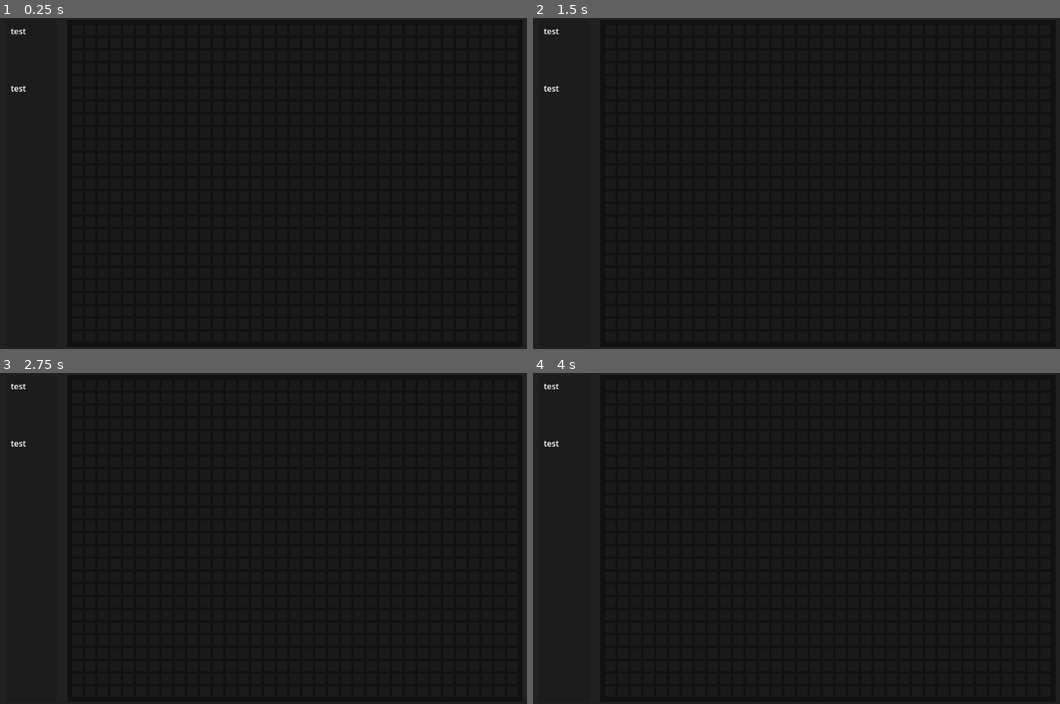
Above: before the commit, frames 1-4 (two rows, left to right).
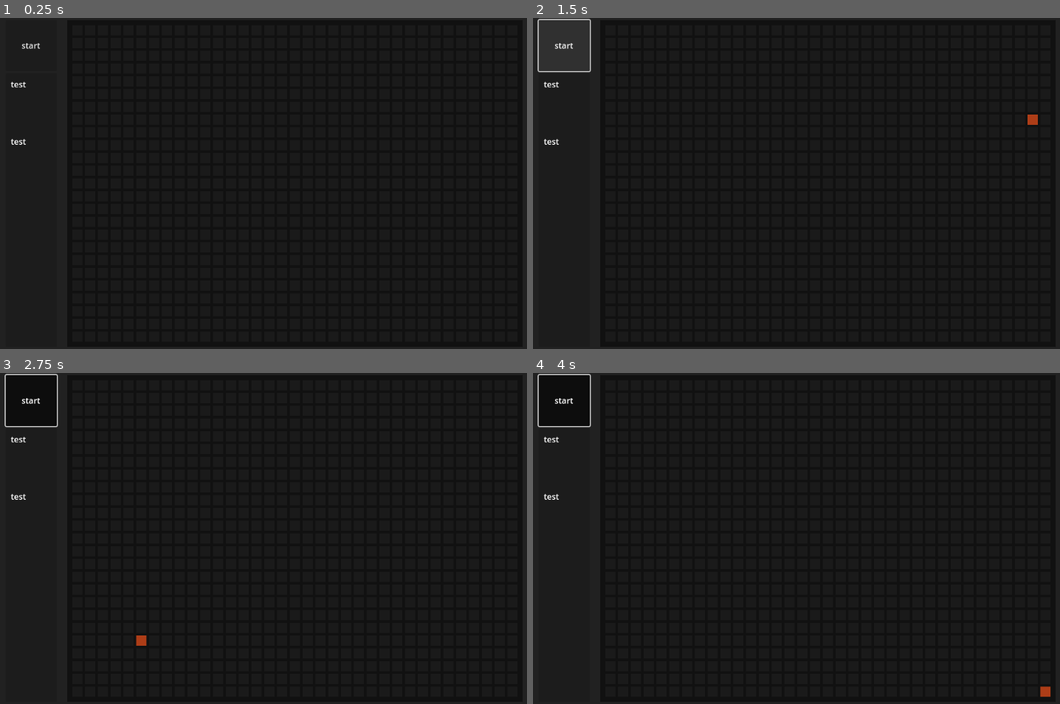
Above: after the commit, the same moments.

Repository: emecdelam/multiplayer_snake
Game: Godot game, scene res://main_game.tscn
Two runs of this game, one before a commit and one after it. Both use one fixed random seed, a clock stepped at 60 frames per second and the inputs below.
Inputs (mouse positions are in pixels of both pictures, inside the frame that each line leads up to):
- Up to frame 1 (0.25 s): no input
- Up to frame 2 (1.5 s): click (564, 44) at 0.5 s, where only the run after the commit has a clickable "start"; click (564, 44) at 1.25 s, where only the run after the commit has a clickable "start"
- Up to frame 3 (2.75 s): click (31, 399) at 2 s, where only the run after the commit has a clickable "start"
- Up to frame 4 (4 s): tap Enter at 2.75 s; tap Space at 3.5 s

The runs differ from the first frame. In frame 1, 0.2% of the frame differs, in the area x 1-8%, y 3-39%; in frame 2, 0.4%; in frame 3, 0.4%, in the area x 0-28%, y 0-83%; in frame 4, 0.4%.

Commit message:
working main frame

Diff:
--- a/cell.tscn
+++ b/cell.tscn
@@ -1,18 +1,11 @@
-[gd_scene load_steps=3 format=3 uid="uid://dmee1ayniffg3"]
-
-[ext_resource type="Script" path="res://websockets.gd" id="1_dee6o"]
+[gd_scene load_steps=2 format=3 uid="uid://dmee1ayniffg3"]
 
 [sub_resource type="StyleBoxFlat" id="StyleBoxFlat_pindu"]
 bg_color = Color(0.101961, 0.101961, 0.101961, 1)
 
 [node name="cell" type="Panel"]
 custom_minimum_size = Vector2(20, 0)
-anchors_preset = 15
-anchor_right = 1.0
-anchor_bottom = 1.0
-grow_horizontal = 2
-grow_vertical = 2
+offset_right = 20.0
 size_flags_horizontal = 0
 size_flags_vertical = 0
 theme_override_styles/panel = SubResource("StyleBoxFlat_pindu")
-script = ExtResource("1_dee6o")
--- a/main_game.gd
+++ b/main_game.gd
@@ -6,9 +6,12 @@
 @export var number_cell_y:int = 25
 @export var tick_rate:int = 20
 @export var fruit_style:StyleBoxFlat
+@export var food_rate:int = 200
 
-@onready var tickCount = 0
-@onready var playerA = preload("res://player.gd")
+var started = false
+@onready var tick_count = 0
+@onready var cell = preload("res://cell.tscn")
+@onready var panel_position = get_parent().position
 var map:Array = []
 
 func __var_setup():
@@ -16,9 +19,9 @@
 	fruit_style.bg_color = Color(0.678, 0.239, 0.090)
 
 func __add_fruit(pos:Vector2):
-	var cell = map[pos.y][pos.x]
-	cell.remove_theme_stylebox_override("panel")
-	cell.add_theme_stylebox_override("panel", fruit_style)
+	var fruit_cell = map[pos.y][pos.x]
+	fruit_cell.remove_theme_stylebox_override("panel")
+	fruit_cell.add_theme_stylebox_override("panel", fruit_style)
 
 func __generate_random_fruits():
 	var rng = RandomNumberGenerator.new()
@@ -26,41 +29,45 @@
 
 func _ready():
 	__var_setup()
-	var panelPosition = get_parent().position
-	var cell = preload("res://cell.tscn")
+	create_map()
 
+func create_map():
 	for y in range(number_cell_y):
 		map.append([])
 
 	for x in range(number_cell_x):
 		for y in range(number_cell_y):
-			var cellInstance = cell.instantiate()
-			cellInstance.size = cell_size
-			cellInstance.position = panelPosition + Vector2(
-				(x * (border_size.x + cell_size.x)),
-				(y * (border_size.y + cell_size.y))
-			) + 2 * border_size
-			map[y].append(cellInstance)  # Add the cellInstance to the corresponding row
-			self.add_child(cellInstance)
+			var cell_instance = cell.instantiate()
+			cell_instance.size = cell_size
+			cell_instance.position = panel_position + Vector2((x * (border_size.x + cell_size.x)),(y * (border_size.y + cell_size.y))) + 2 * border_size
+			map[y].append(cell_instance)  # Add the cell_instance to the corresponding row
+			self.add_child(cell_instance)
 
 	get_parent().custom_minimum_size = Vector2(
 		(number_cell_x * (cell_size.x + border_size.x)) + 3 * border_size.x,
 		(number_cell_y * (cell_size.y + border_size.y)) + 3 * border_size.y
 	)
 
-
 func _process(delta):
-	tickCount += 1
-	if (tickCount == tick_rate):
-		tickCount = 0
-		#__add_fruit(__generate_random_fruits())
+	if not started:
+		return
+	tick_count += 1
+	if (tick_count == food_rate):
+		tick_count = 0
+		__add_fruit(__generate_random_fruits())
 
 
+func clear_map():
+	for x in range(number_cell_x):
+		for y in range(number_cell_y):
+			map[y][x].queue_free()
+	map = []
+	create_map()
+	__add_fruit(__generate_random_fruits())
 
-func color_cell(position:Vector2, color:Color):
-	var panel:Panel = map[position.y][position.x]
-	var style = StyleBoxFlat.new()
-	style.bg_color = color
-	panel.add_theme_stylebox_override("panel", style)
-	#panel.theme.set_color(color)
-	#map[position.y][position.x].
+func _on_button_toggled(toggled_on:bool):
+
+	started = toggled_on
+	if started:
+		clear_map()
+		tick_count = 0
--- a/main_game.tscn
+++ b/main_game.tscn
@@ -41,11 +41,25 @@
 layout_mode = 2
 theme_override_constants/separation = 20
 
-[node name="Panel" type="Panel" parent="Panel/MarginContainer/HBoxContainer"]
+[node name="VBoxContainer" type="VBoxContainer" parent="Panel/MarginContainer/HBoxContainer"]
+layout_mode = 2
+
+[node name="MarginContainer3" type="MarginContainer" parent="Panel/MarginContainer/HBoxContainer/VBoxContainer"]
 custom_minimum_size = Vector2(100, 100)
 layout_mode = 2
 
-[node name="VSplitContainer" type="VSplitContainer" parent="Panel/MarginContainer/HBoxContainer/Panel"]
+[node name="Button" type="Button" parent="Panel/MarginContainer/HBoxContainer/VBoxContainer/MarginContainer3"]
+custom_minimum_size = Vector2(50, 50)
+layout_mode = 2
+toggle_mode = true
+text = "start"
+
+[node name="Panel" type="Panel" parent="Panel/MarginContainer/HBoxContainer/VBoxContainer"]
+custom_minimum_size = Vector2(100, 200)
+layout_mode = 2
+size_flags_vertical = 3
+
+[node name="VSplitContainer" type="VSplitContainer" parent="Panel/MarginContainer/HBoxContainer/VBoxContainer/Panel"]
 custom_minimum_size = Vector2(100, 100)
 layout_mode = 1
 anchors_preset = 15
@@ -54,7 +68,7 @@
 grow_horizontal = 2
 grow_vertical = 2
 
-[node name="MarginContainer" type="MarginContainer" parent="Panel/MarginContainer/HBoxContainer/Panel/VSplitContainer"]
+[node name="MarginContainer" type="MarginContainer" parent="Panel/MarginContainer/HBoxContainer/VBoxContainer/Panel/VSplitContainer"]
 custom_minimum_size = Vector2(50, 100)
 layout_mode = 2
 size_flags_vertical = 0
@@ -63,12 +77,12 @@
 theme_override_constants/margin_right = 10
 theme_override_constants/margin_bottom = 10
 
-[node name="Label" type="Label" parent="Panel/MarginContainer/HBoxContainer/Panel/VSplitContainer/MarginContainer"]
+[node name="Label" type="Label" parent="Panel/MarginContainer/HBoxContainer/VBoxContainer/Panel/VSplitContainer/MarginContainer"]
 layout_mode = 2
 size_flags_vertical = 0
 text = "test"
 
-[node name="MarginContainer2" type="MarginContainer" parent="Panel/MarginContainer/HBoxContainer/Panel/VSplitContainer"]
+[node name="MarginContainer2" type="MarginContainer" parent="Panel/MarginContainer/HBoxContainer/VBoxContainer/Panel/VSplitContainer"]
 custom_minimum_size = Vector2(50, 100)
 layout_mode = 2
 size_flags_vertical = 0
@@ -77,7 +91,7 @@
 theme_override_constants/margin_right = 10
 theme_override_constants/margin_bottom = 10
 
-[node name="Label" type="Label" parent="Panel/MarginContainer/HBoxContainer/Panel/VSplitContainer/MarginContainer2"]
+[node name="Label" type="Label" parent="Panel/MarginContainer/HBoxContainer/VBoxContainer/Panel/VSplitContainer/MarginContainer2"]
 layout_mode = 2
 size_flags_vertical = 0
 text = "test"
@@ -85,10 +99,19 @@
 [node name="Panel2" type="Panel" parent="Panel/MarginContainer/HBoxContainer"]
 custom_minimum_size = Vector2(100, 100)
 layout_mode = 2
-size_flags_horizontal = 2
+size_flags_horizontal = 0
 size_flags_vertical = 0
 theme_override_styles/panel = SubResource("StyleBoxFlat_w2xjl")
 metadata/_edit_use_anchors_ = true
 
 [node name="Node2D" type="Node2D" parent="Panel/MarginContainer/HBoxContainer/Panel2"]
 script = ExtResource("1_c2hxe")
+cell_size = null
+border_size = null
+number_cell_x = null
+number_cell_y = null
+tick_rate = null
+food_rate = null
+
+[connection signal="pressed" from="Panel/MarginContainer/HBoxContainer/VBoxContainer/MarginContainer3/Button" to="Panel/MarginContainer/HBoxContainer/Panel2/Node2D" method="_on_button_pressed"]
+[connection signal="toggled" from="Panel/MarginContainer/HBoxContainer/VBoxContainer/MarginContainer3/Button" to="Panel/MarginContainer/HBoxContainer/Panel2/Node2D" method="_on_button_toggled"]
--- a/multiplayer.gd
+++ b/multiplayer.gd
@@ -1,11 +1,35 @@
 extends Node
+class_name __Multiplayer
 
 
-# Called when the node enters the scene tree for the first time.
-func _ready():
-	pass # Replace with function body.
+var last_input_a = null
+var last_input_b = null
+func _init(player_a:Player, player_b:Player):
+	self.player_a = player_a
+	self.player_b = player_b
 
+func send_output(game_state):
+	self.player_a.send_output(game_state)
+	self.player_b.send_output(game_state)
 
-# Called every frame. 'delta' is the elapsed time since the previous frame.
-func _process(delta):
-	pass
+func create_two_players():
+	self.player_a.initialize_websockets()
+	self.player_b.initialize_websockets()
+	await self.player_a.create_process()
+	await self.player_b.create_process()
+
+func listen_for_inputs():
+	var listen_a = self.player_a.listen()
+	var listen_b = self.player_b.listen()
+	if listen_a == null and listen_b == null:
+		return null
+	if listen_a != null and listen_b == null:
+		last_input_a = listen_a
+	elif listen_a == null and listen_b != null:
+		last_input_b = listen_b
+	if last_input_a != null and last_input_b != null:
+		var returned = [last_input_a,last_input_b]
+		last_input_a = null
+		last_input_b = null
+		return returned
+	return null
--- a/player.gd
+++ b/player.gd
@@ -2,9 +2,10 @@
 
 class_name Player
 
-func _init(id:int, port:int):
+func _init(id:int, port:int, exec_path:String):
 	self.id = id
 	self.port = port
+	self.path = exec_path
 
 
 @onready var body:Array = []
@@ -20,6 +21,15 @@
 
 
 func listen():
-	if socket != null:
-		return socket.listen()
-	return null
+	if socket == null:
+		return null
+	return socket.listen()
+
+func send_output(output):
+	if socket == null:
+		return
+	socket.send(output)
+
+func create_process():
+	OS.execute(self.path, [str(self.port)],out,true,true)
+	return out
